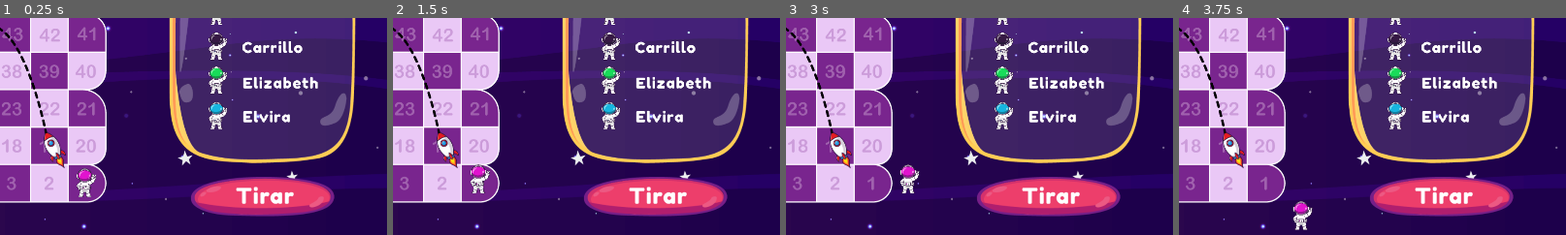
Above: before the commit, frames 1-4 (left to right).
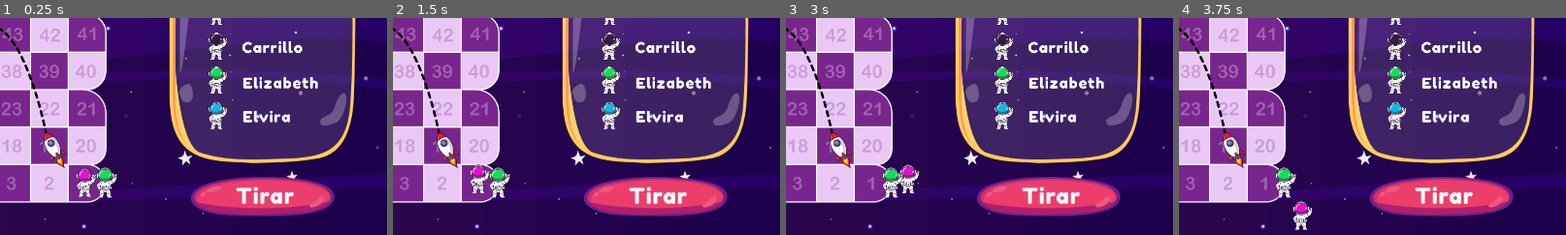
Above: after the commit, the same moments.

Repository: carrilloycardenas/Carrera-espacial
Game: Godot game, scene res://tablero/tablero.tscn
Two runs of this game, one before a commit and one after it. Both use one fixed random seed, a clock stepped at 60 frames per second and the inputs below. The project has no main scene, so this scene is started directly.
Inputs (mouse positions are % of the whole screen's width and height, from its top left):
- Up to frame 1 (0.25 s): no input
- Up to frame 2 (1.5 s): click (81, 91) at 0.5 s; click (86, 9) at 1.25 s
- Up to frame 3 (3 s): click (80, 9) at 2 s; hold Right (ui_right) from 2.78 s (still down)
- Up to frame 4 (3.75 s): release Right (ui_right) at 3.53 s; hold Down (ui_down) from 3.53 s (still down)
The pictures show only the part of the screen within x 47-97%, y 50-100%; the shares and areas given below are measured in that part.

The runs differ from the first frame. In frame 1, 0.5% of the frame differs, in the area x 24-31%, y 68-84%; in frame 2, 0.5%; in frame 3, 0.5%; in frame 4, 0.5%.

Commit message:
Dos astros

Diff:
--- a/sprites/astro2.tscn
+++ b/sprites/astro2.tscn
@@ -3,14 +3,15 @@
 [ext_resource path="res://assets/astronauta-3-verde.png" type="Texture" id=1]
 
 [sub_resource type="CapsuleShape2D" id=1]
-radius = 51.0
-height = 84.0
+radius = 13.0
+height = 14.0
 
 [node name="astro2" type="KinematicBody2D"]
 
 [node name="Sprite" type="Sprite" parent="."]
+scale = Vector2( 0.226, 0.226 )
 texture = ExtResource( 1 )
 
 [node name="CollisionShape2D" type="CollisionShape2D" parent="."]
-position = Vector2( -9, 2 )
+position = Vector2( -2, 1 )
 shape = SubResource( 1 )
--- a/tablero/tablero.tscn
+++ b/tablero/tablero.tscn
@@ -39,6 +39,7 @@
 [ext_resource path="res://sprites/astro-incorrecto.tscn" type="PackedScene" id=37]
 [ext_resource path="res://assets/BOTONES/botones-si.png" type="Texture" id=38]
 [ext_resource path="res://assets/BOTONES/boton-ok.png" type="Texture" id=39]
+[ext_resource path="res://sprites/astro2.tscn" type="PackedScene" id=40]
 
 [sub_resource type="DynamicFont" id=1]
 size = 37
@@ -187,6 +188,9 @@
 [node name="astro1" parent="." instance=ExtResource( 19 )]
 position = Vector2( 578.133, 550.933 )
 
+[node name="astro2" parent="." instance=ExtResource( 40 )]
+position = Vector2( 619.2, 506.667 )
+
 [node name="salir" type="Node2D" parent="."]
 visible = false
 
Not shown: 1 places in tablero/tablero.tscn that only renumber resources
